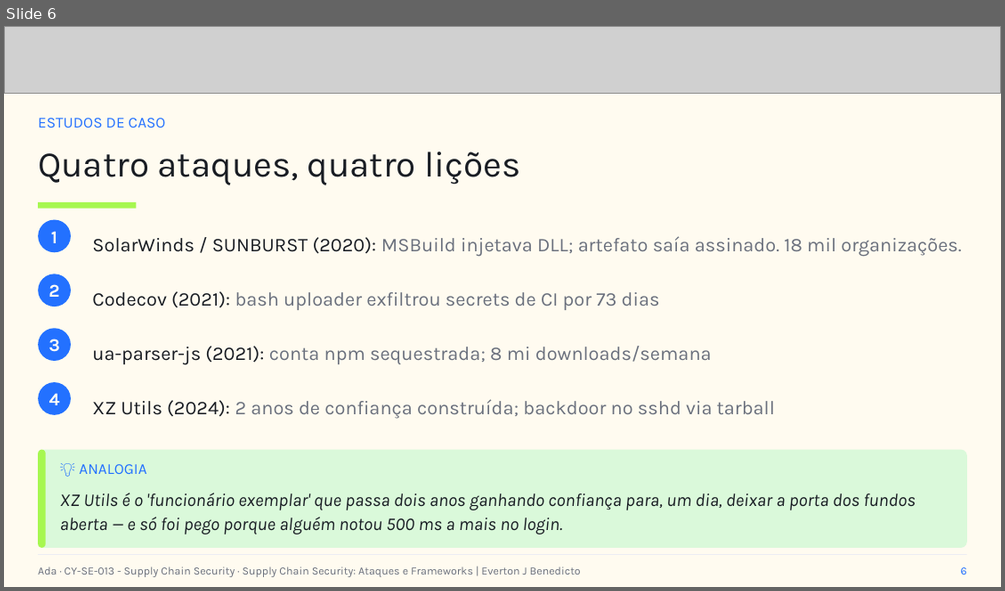
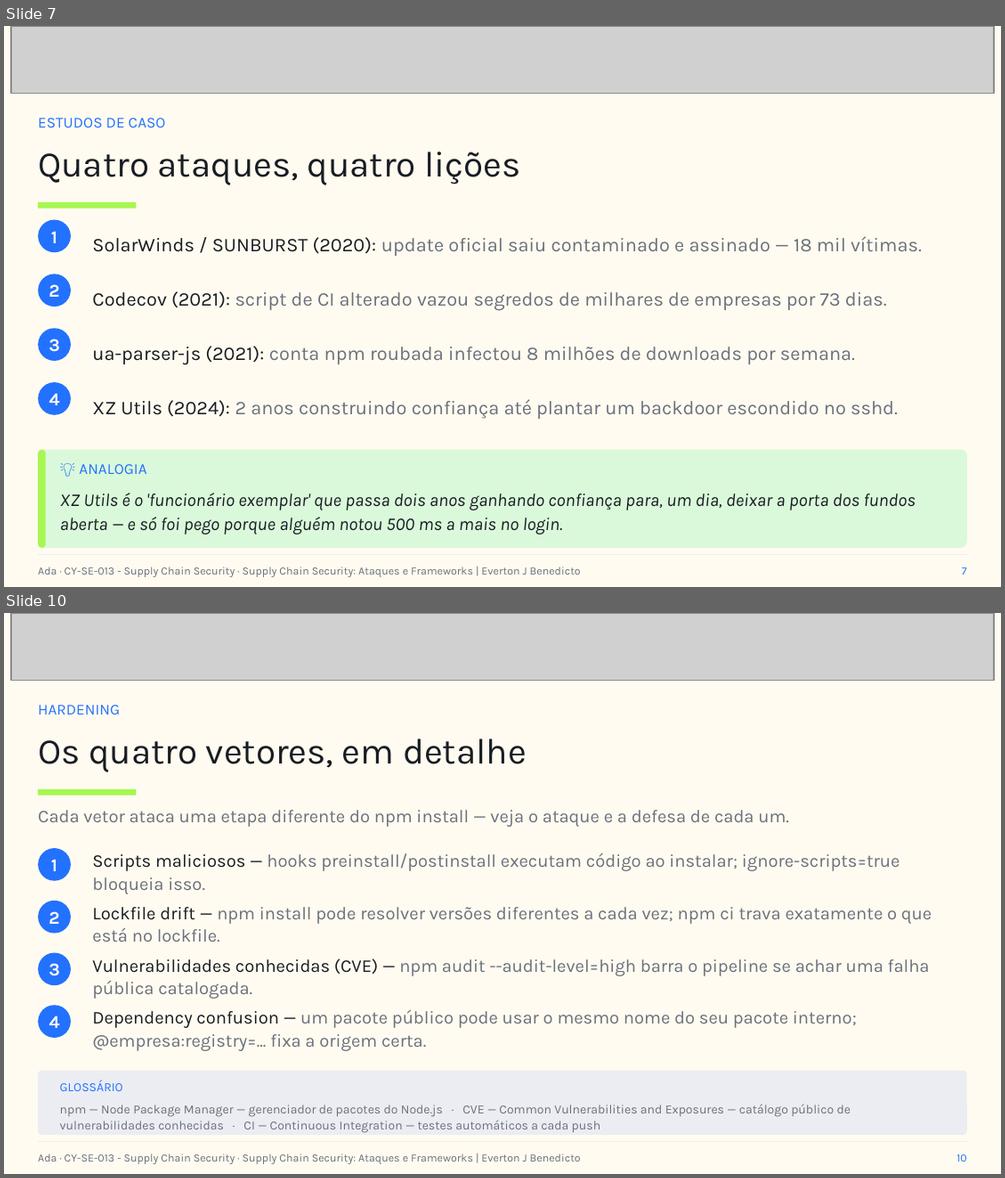
Before and after one commit to everton-dev/AdaTech.Aulas, a slide deck: CY-SE-013 - Supply Chain Security/slides/Aula_06_Supply_Chain_Security_Ataques_e_Frameworks.pptx. Shown one above the other, each under a label of ours: slide 6 before the commit, slides 7 and 10 after it; the slides between them are not shown. The pictures are 1005x591 and 1005x1178 pixels, drawn with LibreOffice and Linux fonts; fonts in the diff are those of the drawing; grey boxes stand for pictures. Boxes give left, top, right and bottom in pixels: in the first picture for what was removed or moved away, otherwise in the second. Text is boxed around its words. In the diff, an @@ line names an element or a change of style, - is before the commit and + after.

```diff
--- a/CY-SE-013 - Supply Chain Security/slides/Aula_06_Supply_Chain_Security_Ataques_e_Frameworks.pptx
+++ b/CY-SE-013 - Supply Chain Security/slides/Aula_06_Supply_Chain_Security_Ataques_e_Frameworks.pptx
@@ slide 10 added at (4,613,1001,1174), background #FFFBF0 @@
@@ picture added at (11,613,994,680) @@
@@ text added at (38,705,120,714), 11 pt, text #2371FF @@
+HARDENING
@@ text added at (38,738,526,772), 26 pt, text #181C23 @@
+Os quatro vetores, em detalhe
@@ rectangle added at (38,789,136,795), fill #A6F750 @@
@@ text added at (38,810,789,827), 13 pt, text #6A707D @@
+Cada vetor ataca uma etapa diferente do npm install — veja o ataque e a defesa de cada um.
@@ ellipse added at (38,848,71,881), fill #2371FF @@
@@ text added at (51,859,57,871), 13 pt, text #FFFDF8, bold @@
+1
@@ text added at (92,853,900,894), 13 pt, text #6A707D @@
+Scripts maliciosos — hooks preinstall/postinstall executam código ao instalar; ignore-scripts=true bloqueia isso.
@@ ellipse added at (38,900,71,933), fill #2371FF @@
@@ text added at (48,911,59,924), 13 pt, text #FFFDF8, bold @@
+2
@@ text added at (92,907,931,941), 13 pt, text #6A707D @@
+Lockfile drift — npm install pode resolver versões diferentes a cada vez; npm ci trava exatamente o que está no lockfile.
@@ ellipse added at (38,953,71,986), fill #2371FF @@
@@ text added at (92,958,930,998), 13 pt, text #6A707D @@
+Vulnerabilidades conhecidas (CVE) — npm audit --audit-level=high barra o pipeline se achar uma falha pública catalogada.
@@ text added at (48,963,60,976), 13 pt, text #FFFDF8, bold @@
+3
@@ ellipse added at (38,1005,71,1038), fill #2371FF @@
@@ text added at (92,1010,857,1051), 13 pt, text #6A707D @@
+Dependency confusion — um pacote público pode usar o mesmo nome do seu pacote interno; @empresa:registry=... fixa a origem certa.
@@ text added at (49,1015,60,1028), 13 pt, text #FFFDF8, bold @@
+4
@@ rounded rectangle added at (38,1070,967,1135), fill #ECEDF3 @@
@@ text added at (60,1079,123,1091), 9 pt, text #2371FF @@
+GLOSSÁRIO
@@ text added at (60,1103,850,1133), 9 pt, text #6A707D @@
+npm — Node Package Manager — gerenciador de pacotes do Node.js · CVE — Common Vulnerabilities and Exposures — catálogo público de vulnerabilidades conhecidas · CI — Continuous Integration — testes automáticos a cada push
@@ rectangle added at (38,1142,967,1143), fill #ECEDF3 @@
@@ text added at (38,1153,581,1164), 8 pt, text #6A707D @@
+Ada · CY-SE-013 - Supply Chain Security · Supply Chain Security: Ataques e Frameworks | Everton J Benedicto
@@ text added at (956,1154,966,1161), 8 pt, text #2371FF @@
+10
@@ what was slide 6 is now slide 7 @@
@@ slide 7 changed as well @@
@@ picture: place and size @@
-picture at (4,26,1001,93)
+picture at (11,26,994,93)
@@ text at (92,236,922,256): text changed @@
-SolarWinds / SUNBURST (2020): MSBuild injetava DLL; artefato saía assinado. 18 mil organizações.
+SolarWinds / SUNBURST (2020): update oficial saiu contaminado e assinado — 18 mil vítimas.
@@ text at (92,291,887,311): text changed @@
-Codecov (2021): bash uploader exfiltrou secrets de CI por 73 dias
+Codecov (2021): script de CI alterado vazou segredos de milhares de empresas por 73 dias.
@@ text at (92,346,855,365): text changed @@
-ua-parser-js (2021): conta npm sequestrada; 8 mi downloads/semana
+ua-parser-js (2021): conta npm roubada infectou 8 milhões de downloads por semana.
@@ text at (92,399,898,418): text changed @@
-XZ Utils (2024): 2 anos de confiança construída; backdoor no sshd via tarball
+XZ Utils (2024): 2 anos construindo confiança até plantar um backdoor escondido no sshd.
@@ text at (962,567,967,574): text changed @@
-6
+7
```
Also in this commit, not shown: 12 other slides changed, 3 other slides added.
